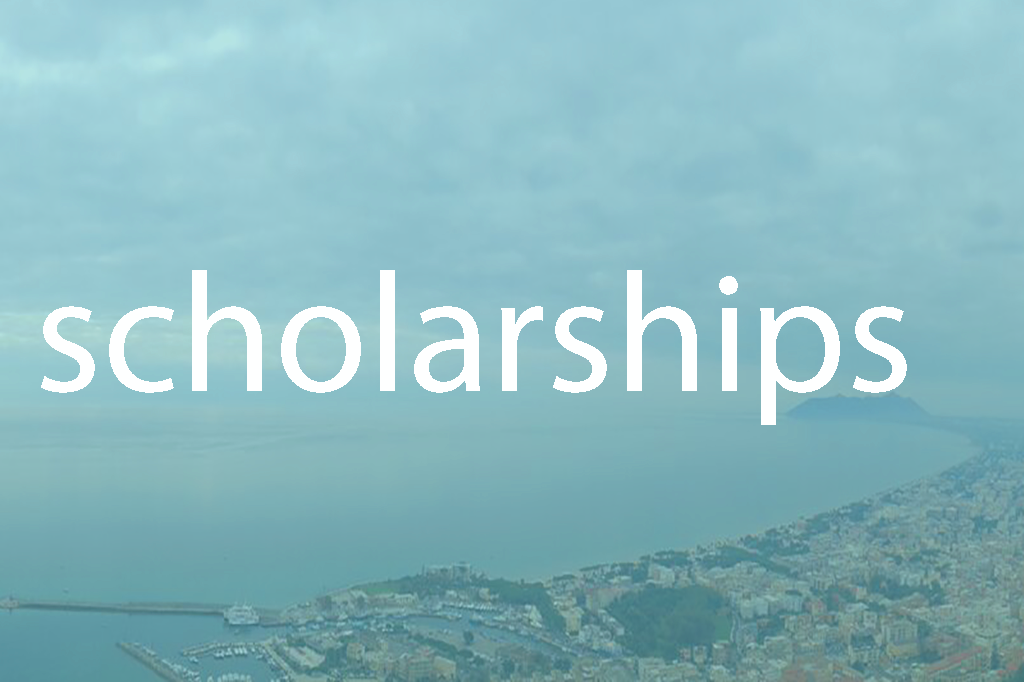
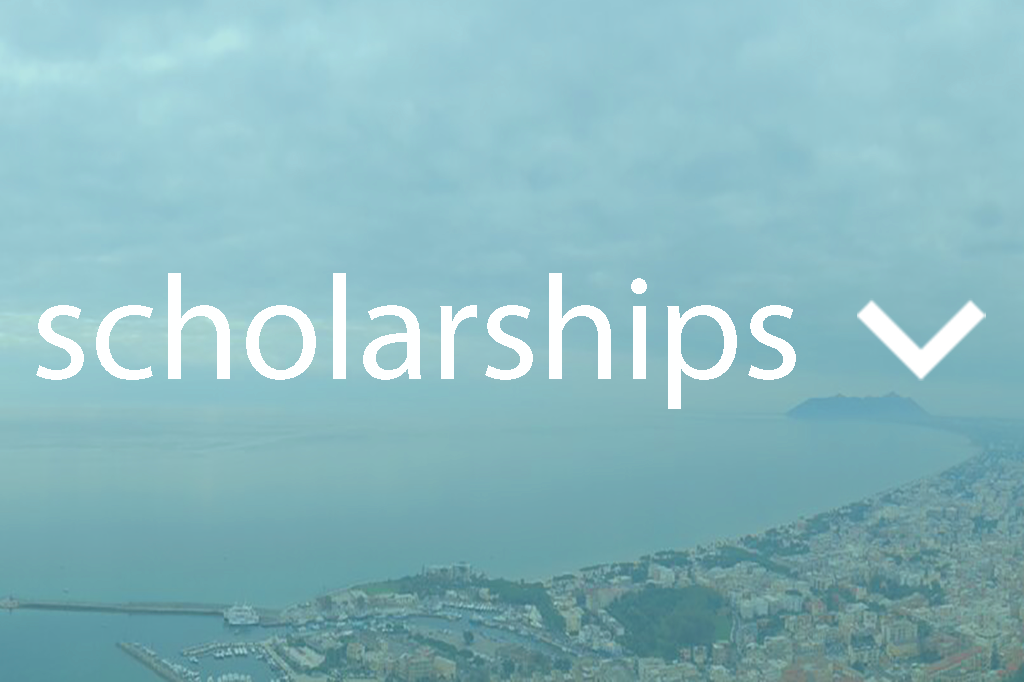
Before/after of a 1024x682 layered artwork. What changed in the layer stack:
added layer "less" above "scholarships" over [857, 298, 986, 381]
painted on "scholarships" over [36, 270, 907, 425]
